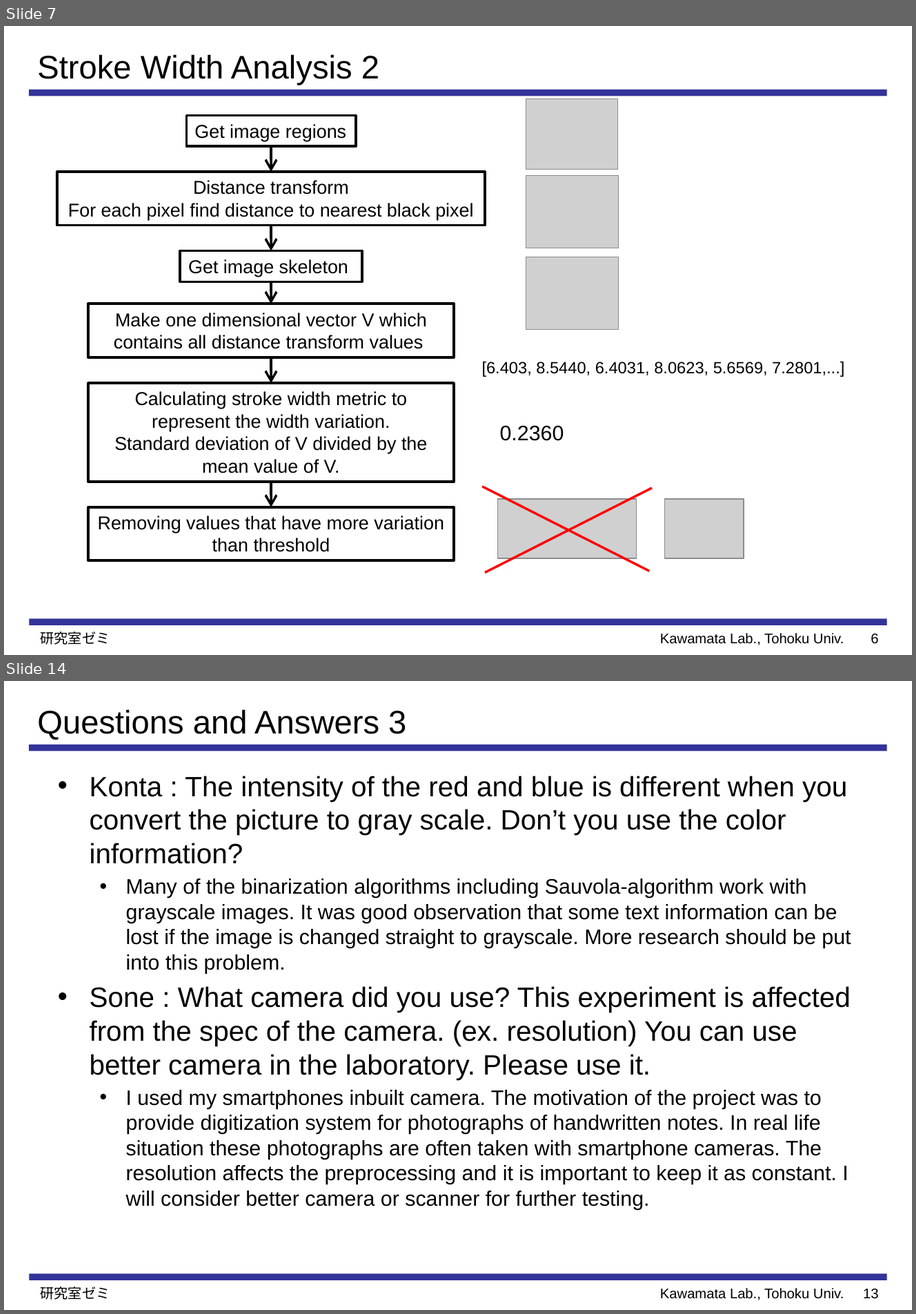
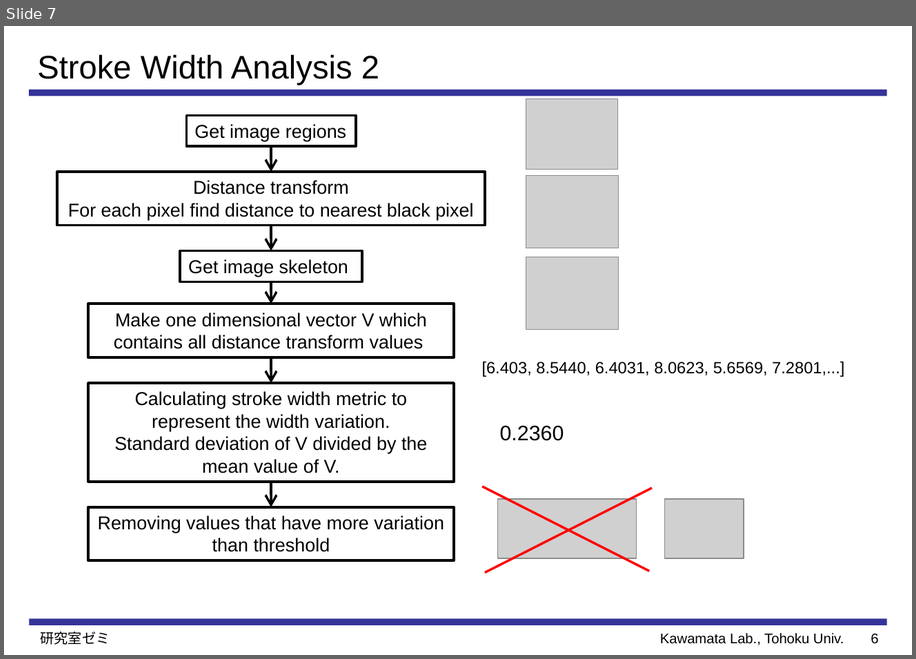
Before and after one commit to Perttu-/Handwriting-recognition, a slide deck: reports & presentations/seminar2/February_Seminar.pptx. Shown one above the other, each under a label of ours: slides 7 and 14 before the commit, slide 7 after it; the slides between them are not shown. The pictures are 916x1314 and 916x659 pixels, drawn with LibreOffice and Linux fonts; fonts in the diff are those of the drawing; grey boxes stand for pictures. Boxes give left, top, right and bottom in pixels: in the first picture for what was removed or moved away, otherwise in the second. Text is boxed around its words. In the diff, an @@ line names an element or a change of style, - is before the commit and + after.

```diff
--- a/reports & presentations/seminar2/February_Seminar.pptx
+++ b/reports & presentations/seminar2/February_Seminar.pptx
@@ slide 14 removed at (4,681,912,1310), background #FFFFFF; not listed: 3 template elements that a slide beside it also shows @@
@@ title removed at (37,709,406,740) @@
-Questions and Answers 3
@@ text removed at (90,776,851,1210) @@
-• Konta : The intensity of the red and blue is different when you convert the picture to gray scale. Don’t you use the color information?
-  • Many of the binarization algorithms including Sauvola-algorithm work with grayscale images. It was good observation that some text information can be lost if the image is changed straight to grayscale. More research should be put into this problem.
-• Sone : What camera did you use? This experiment is affected from the spec of the camera. (ex. resolution) You can use better camera in the laboratory. Please use it.
-  • I used my smartphones inbuilt camera. The motivation of the project was to provide digitization system for photographs of handwritten notes. In real life situation these photographs are often taken with smartphone cameras. The resolution affects the preprocessing and it is important to keep it as constant. I will consider better camera or scanner for further testing.
@@ text removed at (40,1286,110,1299) @@
-研究室ゼミ
@@ page number removed at (863,1288,878,1299) @@
-13
```
Also in this commit, not shown: 6 slides changed, 7 slides added, 4 other slides removed, 48 other files.
